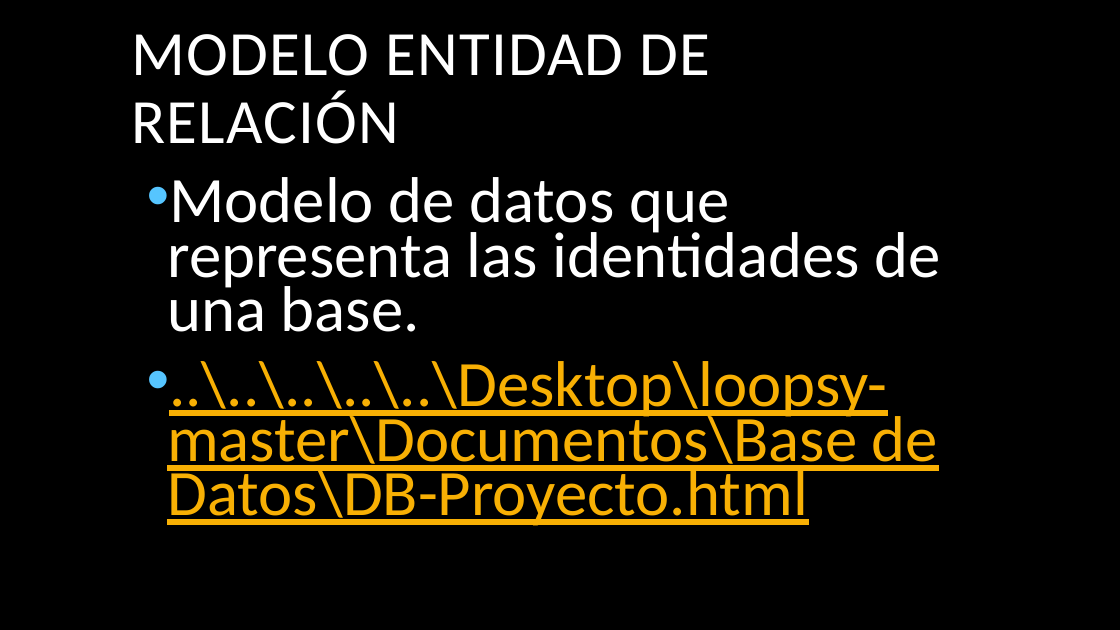
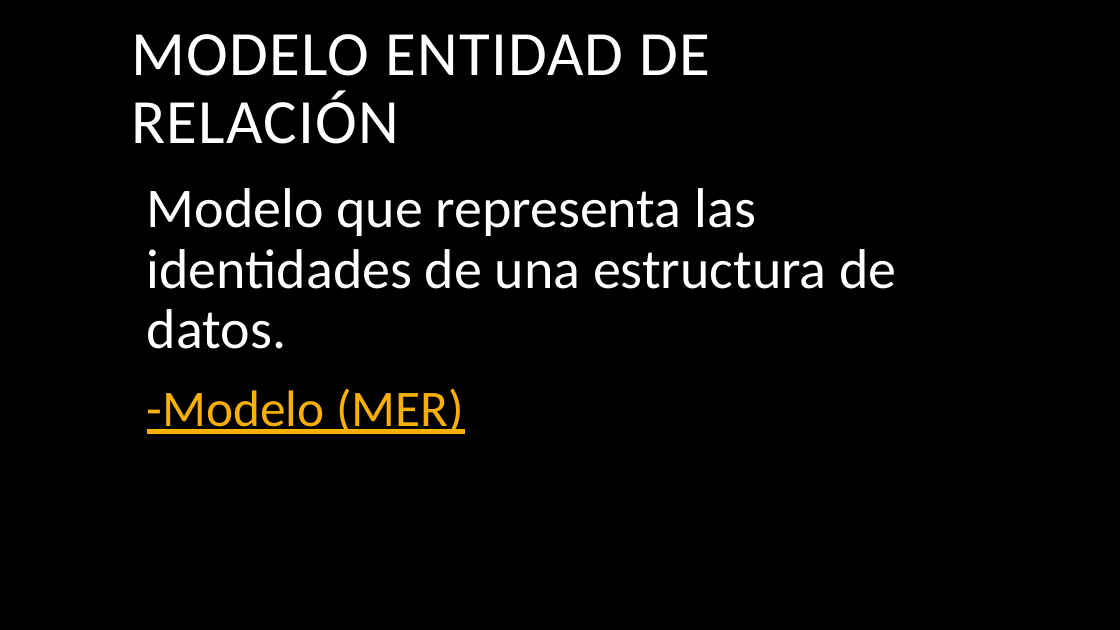
Before and after one commit to Zombra584/loopsy, a slide deck: slide 3 of Documentos/Diapositiva/Sustentación Segundo Trimestre.pptx (slide 4 before the commit). Drawn at 1120x630 pixels with LibreOffice and Linux fonts; fonts in the diff are those of the drawing; background and template pictures are left out. Boxes give left, top, right and bottom in pixels: in the first picture for what was removed or moved away, otherwise in the second. Text is boxed around its words. In the diff, an @@ line names an element or a change of style, - is before the commit and + after.

```diff
--- a/Documentos/Diapositiva/Sustentación Segundo Trimestre.pptx
+++ b/Documentos/Diapositiva/Sustentación Segundo Trimestre.pptx
@@ text at box(147, 188, 896, 434): text changed; size 55.5 to 48 pt; text colour #F8B004 to #FFFFFF @@
-• Modelo de datos que representa las identidades de una base.
-• ..\..\..\..\..\Desktop\loopsy-master\Documentos\Base de Datos\DB-Proyecto.html
+Modelo que representa las identidades de una estructura de datos.
+-Modelo (MER)
```
Also in this commit, not shown: 4 other slides changed, 1 slide added, 1 slide removed.
